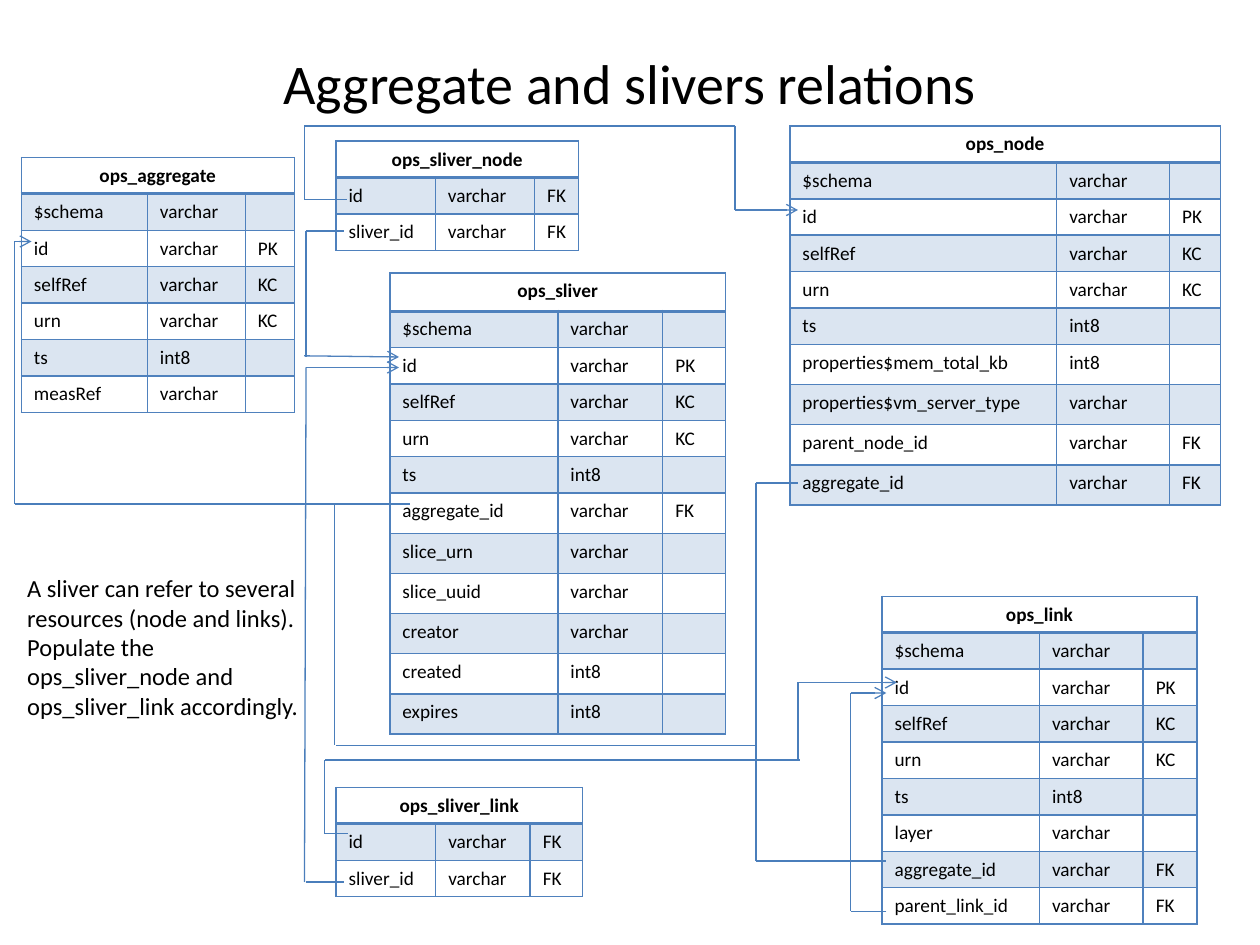
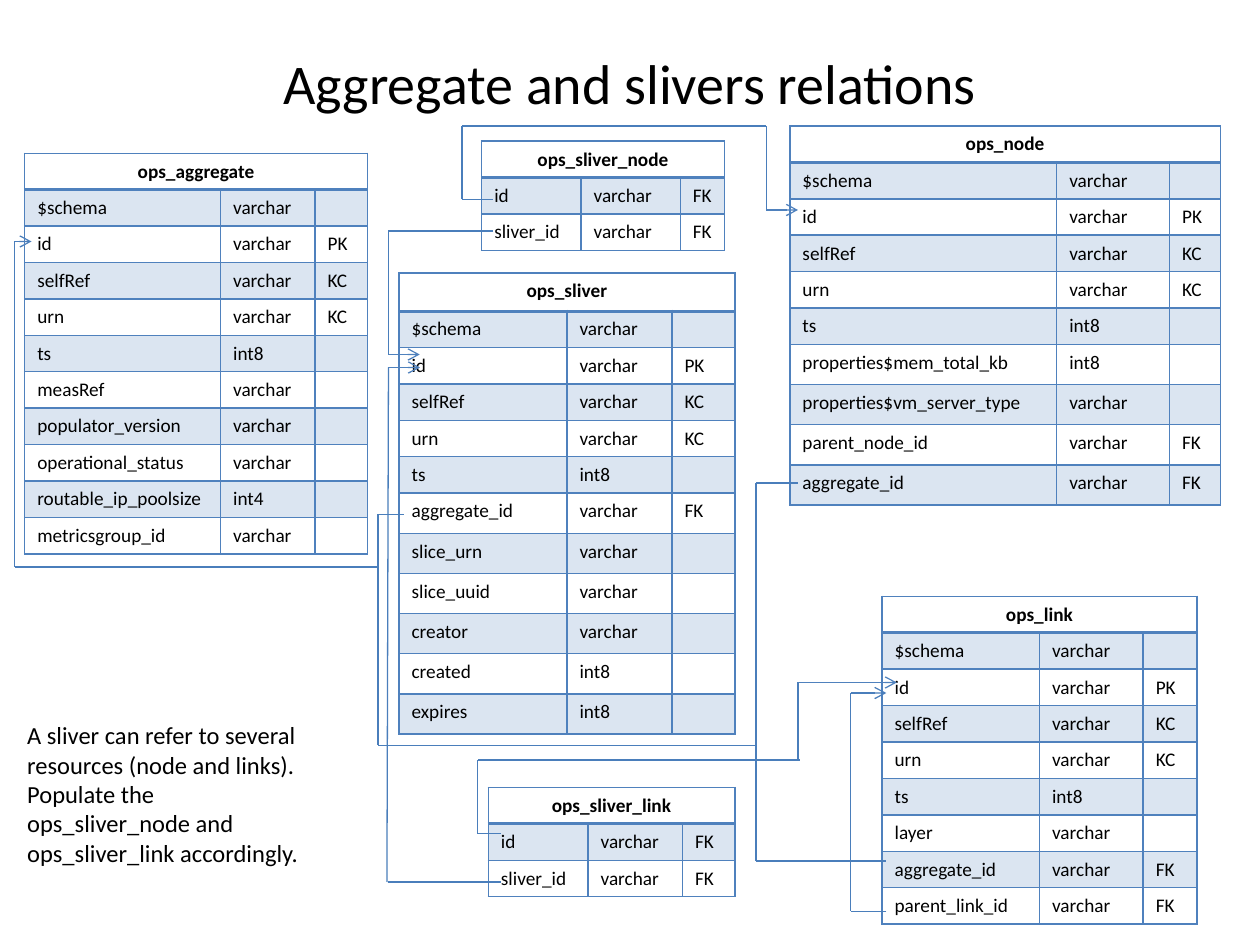
Before and after one commit to tcmitchell/geni-ops-monitoring, a slide deck: slide 6 of doc/slides/Ops Monitoring Tables relations.pptm. Drawn at 1260x945 pixels with LibreOffice and Linux fonts; fonts in the diff are those of the drawing. Boxes give left, top, right and bottom in pixels: in the first picture for what was removed or moved away, otherwise in the second. Text is boxed around its words. In the diff, an @@ line names an element or a change of style, - is before the commit and + after.

Commit message:
Added slides for metrics group tables.

```diff
--- a/doc/slides/Ops Monitoring Tables relations.pptm
+++ b/doc/slides/Ops Monitoring Tables relations.pptm
@@ line moved from (735, 126) - (305, 126) to (766, 126) - (462, 126) @@
@@ table: place and size @@
-table at [336, 141, 580, 248]
+table at [481, 141, 724, 248]
@@ line moved from (735, 210) - (735, 126) to (766, 210) - (766, 126) @@
@@ table at [25, 154, 368, 550] @@
+row 8: populator_version | varchar | 
+row 9: operational_status | varchar | 
+row 10: routable_ip_poolsize | int4 | 
+row 11: metricsgroup_id | varchar | 
@@ table: place and size @@
-table at [21, 158, 295, 407]
+table at [25, 154, 368, 550]
@@ line moved from (305, 199) - (346, 199) to (462, 199) - (494, 199) @@
@@ line moved from (306, 231) - (306, 357) to (388, 231) - (388, 354) @@
@@ line moved from (306, 231) - (344, 231) to (388, 231) - (494, 231) @@
@@ arrow moved from (735, 210) - (798, 210) to (766, 210) - (798, 210) @@
@@ line moved from (15, 242) - (15, 504) to (15, 242) - (15, 567) @@
@@ table: place and size @@
-table at [389, 273, 724, 731]
+table at [399, 273, 735, 731]
@@ arrow moved from (304, 355) - (399, 357) to (388, 354) - (420, 354) @@
@@ line moved from (306, 368) - (305, 882) to (388, 368) - (387, 882) @@
@@ arrow moved from (306, 368) - (399, 368) to (388, 368) - (420, 368) @@
@@ line moved from (334, 504) - (334, 746) to (378, 514) - (378, 746) @@
@@ line added from (378, 514) to (404, 514), #4B7EBC 0.75 pt @@
@@ line moved from (15, 504) - (410, 504) to (15, 567) - (378, 567) @@
@@ text "A sliver can refer to ...": place and size @@
-text "A sliver can refer to ..." at [27, 580, 298, 720]
+text "A sliver can refer to ..." at [27, 727, 298, 867]
@@ line moved from (336, 746) - (756, 746) to (378, 746) - (756, 746) @@
@@ line moved from (800, 760) - (325, 760) to (800, 760) - (478, 760) @@
@@ 3 lines, 1 table: place and size @@
-3 lines, 1 table at [305, 126, 583, 895]
+3 lines, 1 table at [462, 126, 736, 895]
@@ line moved from (306, 882) - (344, 882) to (388, 882) - (501, 882) @@
```
Also in this commit, not shown: 9 other slides changed, 5 slides added.
